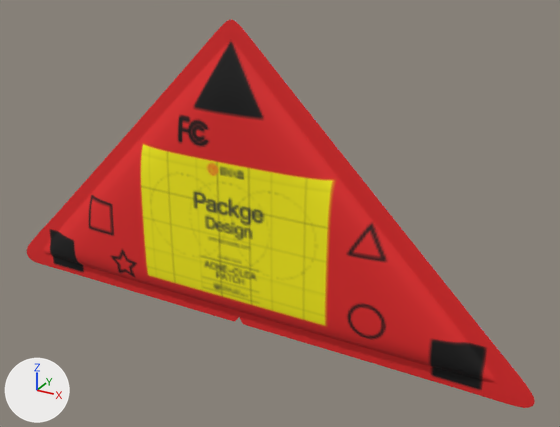
The glTF model public/models/5119.glb as it was, and as the next commit left it.
Rendered twice from a 50 mm lens placed at (193.0, -304.0, 154.0), pointed at (22.0, 5.0, -1.0). Every picture has the same lights, and +X, +Y and +Z are marked at lower left. The picture after the commit comes second. Where no turn or scale is listed for an object, it has been applied to the vertices.

Objects in the first picture: '贴图'.
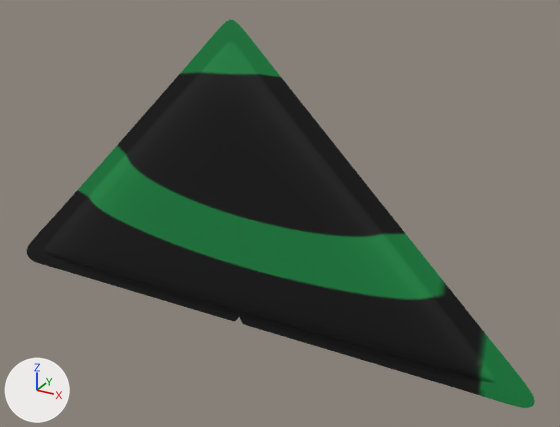
Pixel boxes [x1, y1, x2, y2] of what changed, in the pictures (560 x 427 px):
'贴图', surface changed (darker): [27, 20, 535, 408] in both

What the commit changed:
Picture 'AP_Watermark' (img_ap_watermark) is new.
Material '07 - Default0.001' (mat_07___default0_001) changes its picture from img_0 to img_ap_watermark.
